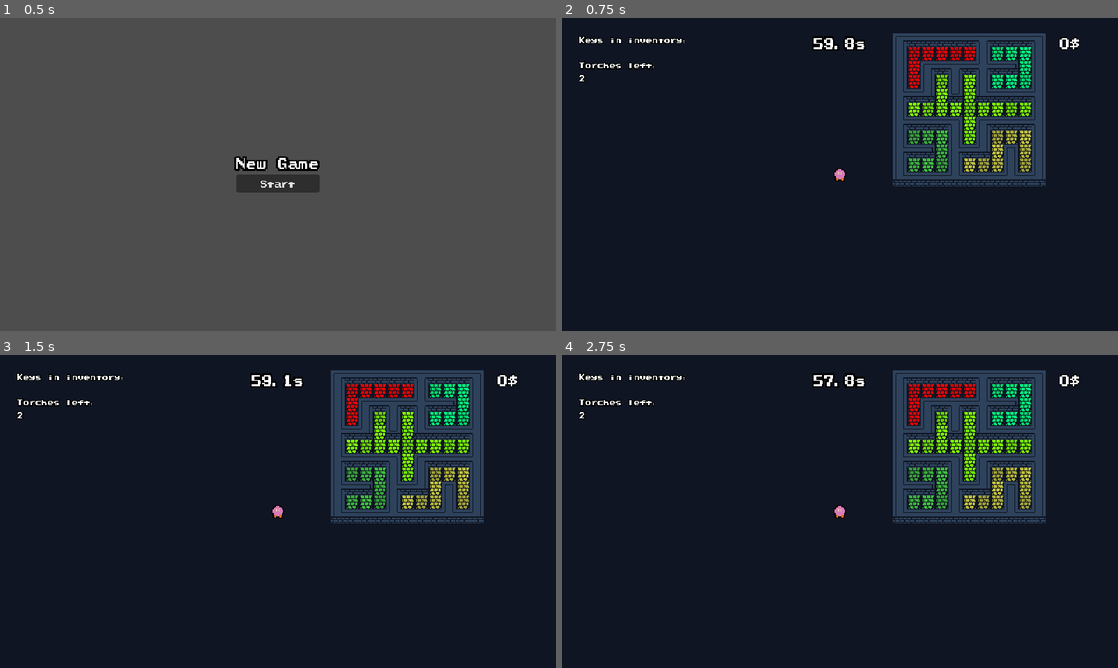
Above: before the commit, frames 1-4 (two rows, left to right).
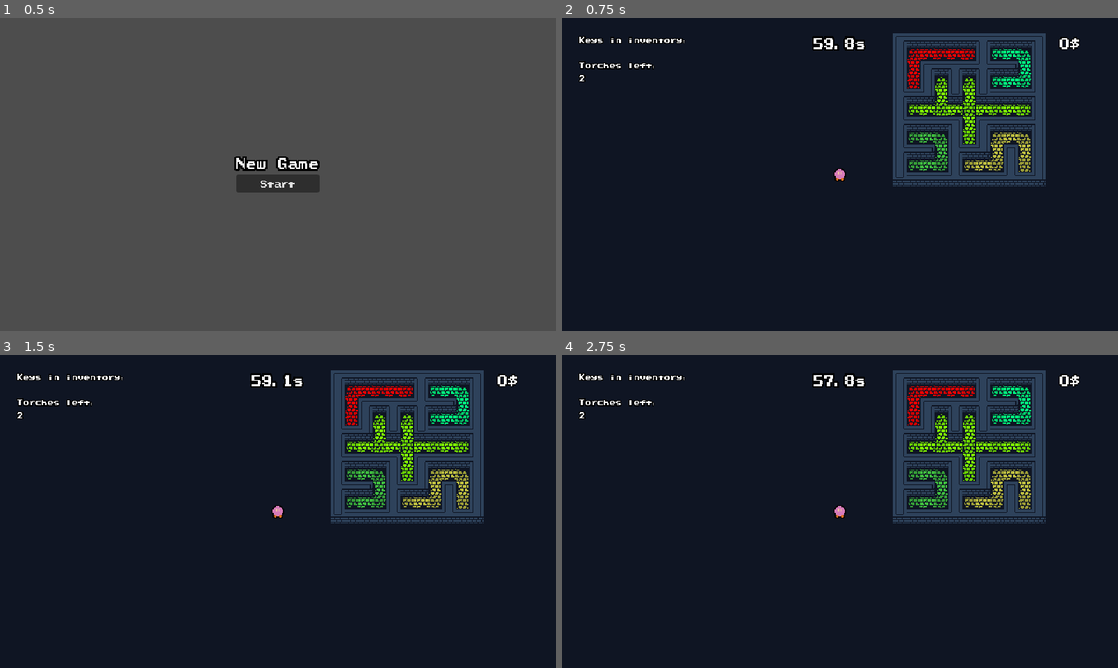
Above: after the commit, the same moments.

Repository: ultsi/randomized-maze-metroidvania
Game: Godot game, scene res://core/game.tscn
Same seed, same stepped clock (60 frames per second), same inputs: the game is played once before the commit and once after it.
Inputs:
- Up to frame 1 (0.5 s): no input
- Up to frame 2 (0.75 s): click "Start" at 0.5 s
- Up to frame 3 (1.5 s): tap Enter at 1.25 s; hold Right (right) from 1.28 s (still down); tap 1 (metro1) at 1.35 s
- Up to frame 4 (2.75 s): tap Space (place_torch) at 2 s; release Right (right) at 2.03 s; hold S (down) from 2.03 s (still down); tap 2 (metro2) at 2.1 s

Frame 1 is identical in both runs. In frame 2, 2.6% of the frame differs, in the area x 59-87%, y 7-54%; in frame 3, 2.6%; in frame 4, 2.6%.
Error in both runs: Invalid access to property or key 'cells' on a base object of type 'Nil'. (res://core/maze_tilemap.gd:119)

Commit message:
Add some tiles and autotile the floor

Diff:
--- a/core/mesh_tile_map.gd
+++ b/core/mesh_tile_map.gd
@@ -5,20 +5,40 @@
 
 var multimesh: MultiMesh
 
-class AtlasTiles:
+class WallAtlasTiles:
 	const VERT := Vector2i(5, 6)
+	const VERT_TOP := Vector2i(7, 11)
+	const VERT_BOTTOM := Vector2i(7, 7)
 	const HORIZ := Vector2i(6, 5)
-	const CORNER_NE := Vector2i(5, 5)
-	const CORNER_NW := Vector2i(15, 5)
+	const HORIZ_LEFT := Vector2i(13, 2)
+	const HORIZ_RIGHT := Vector2i(7, 9)
+	const CORNER_NE := Vector2i(15, 5)
+	const CORNER_NW := Vector2i(5, 5)
 	const CORNER_SE := Vector2i(9, 13)
 	const CORNER_SW := Vector2i(7, 13)
 	const INNER_N := Vector2i(11, 15)
-	const INNER_E := Vector2i(15, 2)
-	const INNER_W := Vector2i(5, 9)
+	const INNER_E := Vector2i(5, 9)
+	const INNER_W := Vector2i(15, 2)
 	const INNER_S := Vector2i(11, 5)
 	const CENTER := Vector2i(8, 3)
 
-	const DOOR := Vector2i(7, 4)
+class FloorAtlasTiles:
+	const VERT := Vector2i(8, 7)
+	const VERT_TOP := Vector2i(6, 6)
+	const VERT_BOTTOM := Vector2i(8, 12)
+	const HORIZ := Vector2i(7, 8)
+	const HORIZ_LEFT := Vector2i(12, 6)
+	const HORIZ_RIGHT := Vector2i(14, 3)
+
+	const CORNER_NE := Vector2i(14, 6)
+	const CORNER_NW := Vector2i(6, 10)
+	const CORNER_SE := Vector2i(10, 14)
+	const CORNER_SW := Vector2i(6, 14)
+
+	const INNER_N := Vector2i(8, 14)
+	const INNER_E := Vector2i(10, 10)
+	const INNER_W := Vector2i(8, 8)
+	const INNER_S := Vector2i(12, 10)
 
 var grid: Array[Tile.Type] = []
 var grid_nbors: Array[int] = [0, 0, 0, 0, 0, 0, 0, 0, 0]
@@ -51,6 +71,13 @@
 
 	return mask
 
+func ipos_to_xy(i: int) -> Vector2i:
+	var y := int(float(i) / wide)
+	return Vector2i(i - y * wide, y)
+
+func xy_to_ipos(xy: Vector2i) -> int:
+	return xy.y * wide + xy.x
+
 func calc_grid_nbors() -> void:
 	grid_nbors.resize(grid.size())
 	for i in range(0, grid.size()):
@@ -61,63 +88,114 @@
 	var mask := grid_nbors[pos]
 	# vertical
 	if (mask & 0b10101010) == 0b10001000:
-		return AtlasTiles.VERT
+		return WallAtlasTiles.VERT
 		# bottom and top
 	if (mask & 0b10101010) == 0b10000000:
-		return Vector2i(7, 7)
+		return WallAtlasTiles.VERT_BOTTOM
 	if (mask & 0b10101010) == 0b00001000:
-		return Vector2i(7, 11)
+		return WallAtlasTiles.VERT_TOP
 
 	#horizontal
 	if (mask & 0b10101010) == 0b00100010:
-		return Vector2i(6, 9)
+		return WallAtlasTiles.HORIZ
 	# special cases
 	#left
+	if (mask & 0b10101010) == 0b00100000:
+		return WallAtlasTiles.HORIZ_LEFT
 	if (mask & 0b10101010) == 0b00000010:
-		return Vector2i(13, 2)
-	if (mask & 0b10101010) == 0b00100000:
-		return Vector2i(13, 7)
+		return WallAtlasTiles.HORIZ_RIGHT
 
 	# corners
 	if (mask & 0b10111010) == 0b00101000:
-		return AtlasTiles.CORNER_NW
+		return WallAtlasTiles.CORNER_NW
 
 	if (mask & 0b10111010) == 0b00001010:
-		return AtlasTiles.CORNER_NE
+		return WallAtlasTiles.CORNER_NE
+
+	if (mask & 0b10111010) == 0b10000010:
+		return WallAtlasTiles.CORNER_SE
 
 	if (mask & 0b10111010) == 0b10100000:
-		return AtlasTiles.CORNER_SE
-
-	if (mask & 0b10111010) == 0b10100000:
-		return AtlasTiles.CORNER_SW
+		return WallAtlasTiles.CORNER_SW
 
 
 	# inners
 	if (mask & 0b10101010) == 0b10100010:
-		return AtlasTiles.INNER_N
+		return WallAtlasTiles.INNER_N
 
 	if (mask & 0b10101010) == 0b10101000:
-		return AtlasTiles.INNER_E
+		return WallAtlasTiles.INNER_E
 
 	if (mask & 0b10101010) == 0b00101010:
-		return AtlasTiles.INNER_S
+		return WallAtlasTiles.INNER_S
 
 	if (mask & 0b10101010) == 0b10001010:
-		return AtlasTiles.INNER_W
+		return WallAtlasTiles.INNER_W
 
 	# center
 	if (mask & 0b10101010) == 0b10101010:
-		return AtlasTiles.CENTER
-
-	#print("default for ", pos, " and mask ", String.num_int64(mask, 2).pad_zeros(8))
+		return WallAtlasTiles.CENTER
+
 	return Vector2i(5, 15)
+
+func get_floor_tile_for_pos(pos: int) -> Vector2i:
+	var mask := grid_nbors[pos]
+	# vertical
+	if (mask & 0b10101010) == 0b10001000:
+		return FloorAtlasTiles.VERT
+		# bottom and top
+	if (mask & 0b10101010) == 0b10000000:
+		return FloorAtlasTiles.VERT_BOTTOM
+	if (mask & 0b10101010) == 0b00001000:
+		return FloorAtlasTiles.VERT_TOP
+
+	#horizontal
+	if (mask & 0b10101010) == 0b00100010:
+		return FloorAtlasTiles.HORIZ
+	# special cases
+	#left
+	if (mask & 0b10101010) == 0b00100000:
+		return FloorAtlasTiles.HORIZ_LEFT
+	if (mask & 0b10101010) == 0b00000010:
+		return FloorAtlasTiles.HORIZ_RIGHT
+
+	# corners
+
+	if (mask & 0b10111010) == 0b00001010:
+		return FloorAtlasTiles.CORNER_NE
+	if (mask & 0b10111010) == 0b00101000:
+		return FloorAtlasTiles.CORNER_NW
+
+	if (mask & 0b10111010) == 0b10000010:
+		return FloorAtlasTiles.CORNER_SE
+
+	if (mask & 0b10111010) == 0b10100000:
+		return FloorAtlasTiles.CORNER_SW
+
+
+	# inners
+	if (mask & 0b10101010) == 0b10100010:
+		return FloorAtlasTiles.INNER_N
+
+	if (mask & 0b10101010) == 0b10101000:
+		return FloorAtlasTiles.INNER_E
+
+	if (mask & 0b10101010) == 0b00101010:
+		return FloorAtlasTiles.INNER_S
+
+	if (mask & 0b10101010) == 0b10001010:
+		return FloorAtlasTiles.INNER_W
+	return Vector2i(6, 7)
+
 
 func get_tile_for_pos(pos: int) -> Vector2i:
 	if grid[pos] == Tile.WALL:
 		return get_wall_tile_for_pos(pos)
 
-
-	return Vector2i(6, 7)
+	if grid[pos] == Tile.FLOOR:
+		return get_floor_tile_for_pos(pos)
+
+	return Vector2i(15, 15)
 
 func draw_grid() -> void:
 	calc_grid_nbors()
@@ -161,6 +239,6 @@
 			var i := x + y * wide
 			var t2d := global_transform
 			var angle := i + Time.get_ticks_msec() / 500.0
-			var peak := 2
+			var peak := 5
 			t2d.origin += Vector2(16 * x, 16 * y) + Vector2(8, 8) + Vector2(cos(angle), sin(angle)) * peak
 			multimesh.set_instance_transform_2d(i, t2d)
--- a/core/mesh_tile_map.gdshader
+++ b/core/mesh_tile_map.gdshader
@@ -25,7 +25,9 @@
 	float x = data.r * 16.0;
 	float y = data.g * 16.0;
 	int palette_idx = int(round(data.b));
-	vec2 p = tile_size / atlas_size * vec2(x,y) + (1.0-UV) * tile_size / atlas_size;
+	vec2 uv = UV;
+	uv.y = 1.0-uv.y;
+	vec2 p = tile_size / atlas_size * vec2(x,y) + uv * tile_size / atlas_size;
 	COLOR = texture(atlas_texture, p);
 	int idx = int(round(COLOR.r));
 	vec3[2] palette = palette_idx == 0 ? wall_palette : floor_palette;
--- a/core/tile.gd
+++ b/core/tile.gd
@@ -38,10 +38,10 @@
 
 func get_color() -> Color:
     var mult := 1.0
-    if ipos % 3 == 0:
+    if ipos % 2 == 0:
         mult = 0.9
-    elif ipos % 3 == 1:
-        mult = 0.95
+    # elif ipos % 3 == 1:
+    #     mult = 0.95
     return colors[room % 50] * mult
 
 func add_game_object(obj: GameObject) -> void:
Binary file changed: materials/tiles.aseprite
Binary file changed: materials/tiles.png
